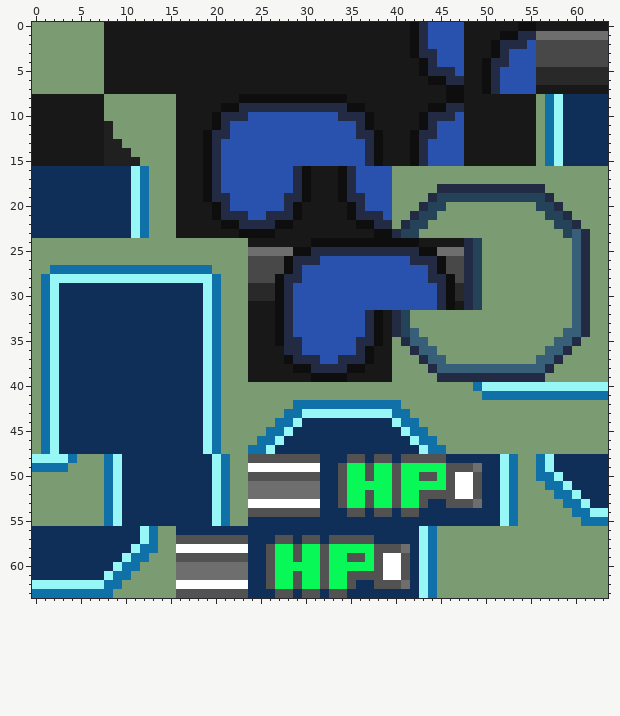
Pixel-art sprite -- graphics/party_menu/bg.png. The first picture shows the starting point.
The file is 64x64 pixels. Colours within 5 levels of each other are drawn and written as one.
The same view after the edit:
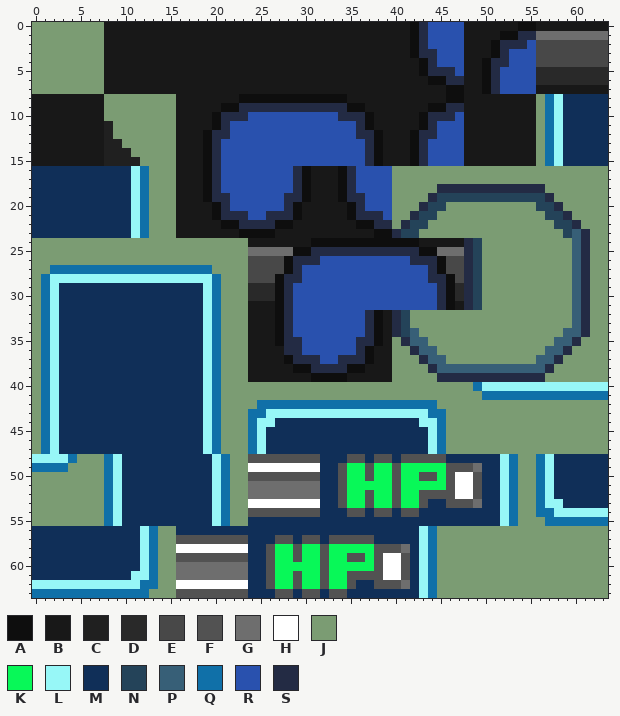
Palette (. is transparent): A #0e0e0e  B #181818  C #202020  D #292929  E #484848  F #525252  G #6e6e6e  H #ffffff  J #7b9c73  K #08f858  L #97f7f7  M #102f58  N #244359  P #375f77  Q #1070a8  R #2951ae  S #232b44
Difference:
The edit turns colour J into colour L in row 43 at x 26 to 27 and 42 to 43; in row 44 at x 25 to 26 and 43 to 44; in row 45 at x 25 and 44; in row 52 at x 57; in row 53 at x 57 to 58; in row 54 at x 58 to 59.
The edit turns colour J into colour L in row 60 at x 12; in row 61 at x 11 to 12; in row 62 at x 10 to 11.
The edit turns colour Q into colour L in row 43 at x 28 to 29 and 40 to 41; in rows 46 to 47 at x 25 and 44; in rows 50 to 51 at x 57; in row 54 at x 60 to 61; in rows 58 to 59 at x 12; in row 62 at x 8 to 9.
The edit turns colour L into colour M in row 44 at x 29 and 40; in row 45 at x 28 and 41; in row 46 at x 27 and 42; in row 47 at x 26 and 43; in row 50 at x 58; in row 51 at x 59.
The edit turns colour L into colour M in row 52 at x 60; in row 53 at x 61; in row 58 at x 11; in row 59 at x 10; in row 60 at x 9; in row 61 at x 8.
The edit turns colour Q into colour M in row 44 at x 27 to 28 and 41 to 42; in row 45 at x 26 to 27 and 42 to 43; in row 46 at x 26 and 43; in row 51 at x 58; in row 52 at x 58 to 59; in row 53 at x 59 to 60.
The edit turns colour Q into colour M in row 59 at x 11; in row 60 at x 10 to 11; in row 61 at x 9 to 10.
The edit turns colour J into colour Q in row 42 at x 25 to 28 and 41 to 44; in row 43 at x 24 to 25 and 44 to 45; in rows 44 to 46 at x 24 and 45; in rows 51 to 53 at x 56; in row 54 at x 56 to 57; in row 55 at x 57 to 60.
The edit turns colour J into colour Q in rows 59 to 61 at x 13; in row 62 at x 12 to 13; in row 63 at x 9 to 12.
